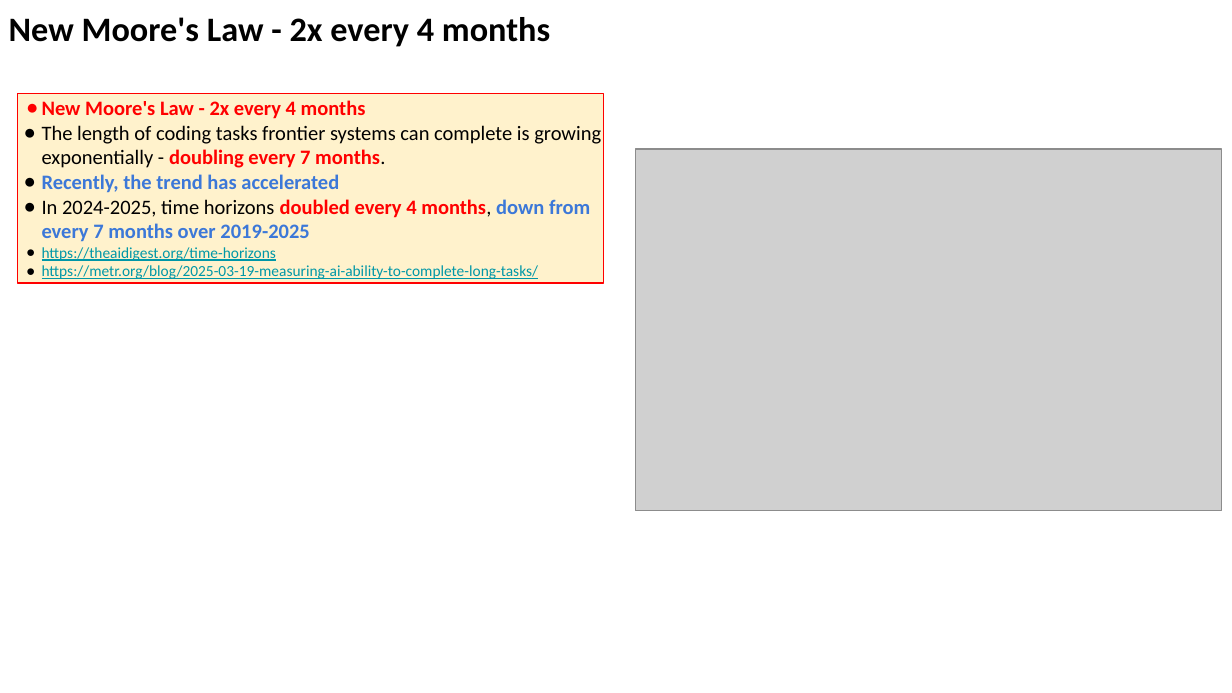
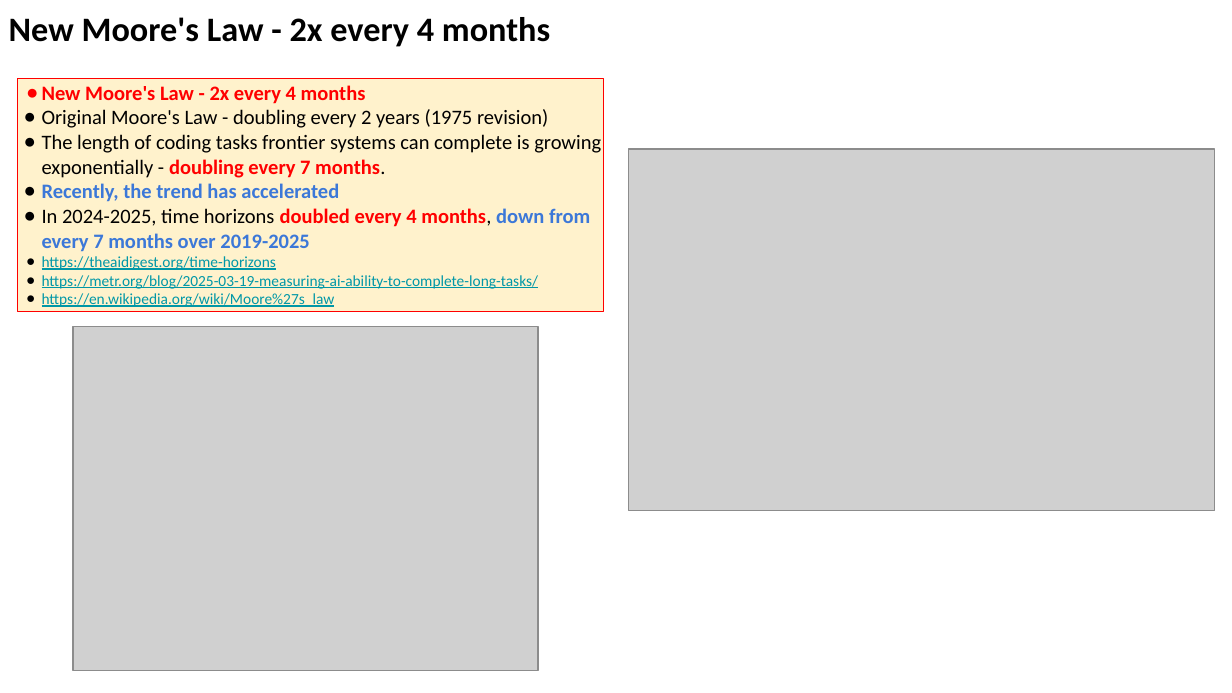
Before and after one commit to lselector/seminar, a slide deck: slide 4 of 2026/2026-01-09-AI-Updates.pptx. Drawn at 1232x693 pixels with LibreOffice and Linux fonts; fonts in the diff are those of the drawing; grey boxes stand for pictures. Boxes give left, top, right and bottom in pixels: in the first picture for what was removed or moved away, otherwise in the second. Text is boxed around its words. In the diff, an @@ line names an element or a change of style, - is before the commit and + after.

```diff
--- a/2026/2026-01-09-AI-Updates.pptx
+++ b/2026/2026-01-09-AI-Updates.pptx
@@ rectangle "New Moore's Law - 2x ...": place and size @@
-rectangle "New Moore's Law - 2x ..." at bbox=[17, 94, 604, 283]
+rectangle "New Moore's Law - 2x ..." at bbox=[17, 79, 604, 312]
@@ text in rectangle at bbox=[42, 109, 548, 128]: paragraph added @@
+● Original Moore's Law - doubling every 2 years (1975 revision)
@@ picture: place and size @@
-picture at bbox=[636, 149, 1222, 511]
+picture at bbox=[628, 149, 1215, 511]
@@ text in rectangle at bbox=[42, 293, 335, 307]: paragraph added @@
+● https://en.wikipedia.org/wiki/Moore%27s_law
@@ picture added at bbox=[73, 326, 537, 670] @@
```
Also in this commit, not shown: 7 other slides changed, 2 slides added.
